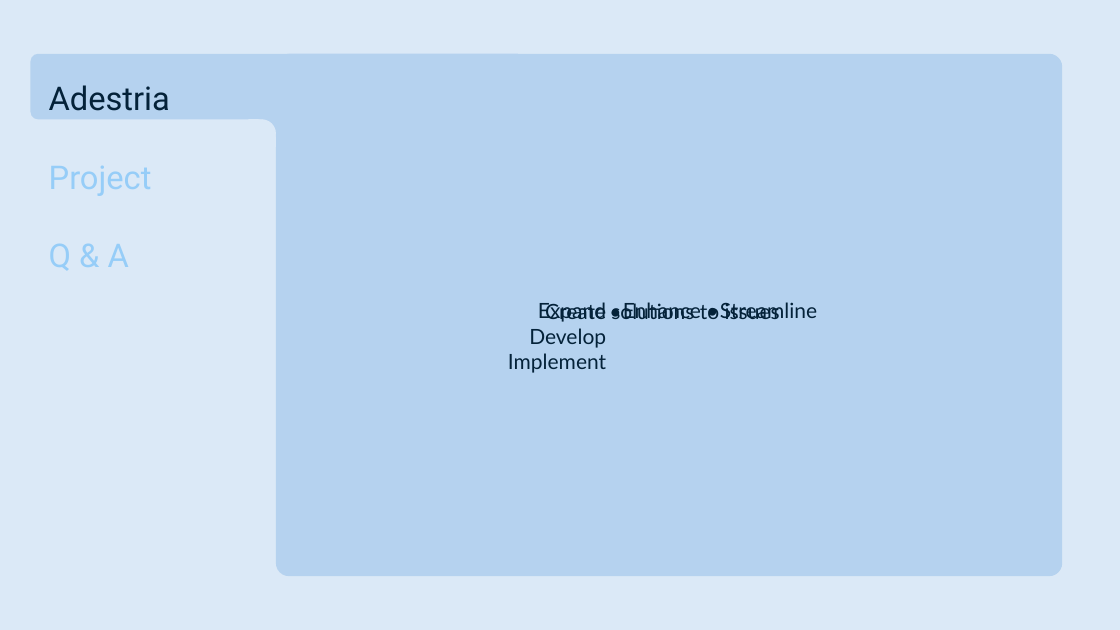
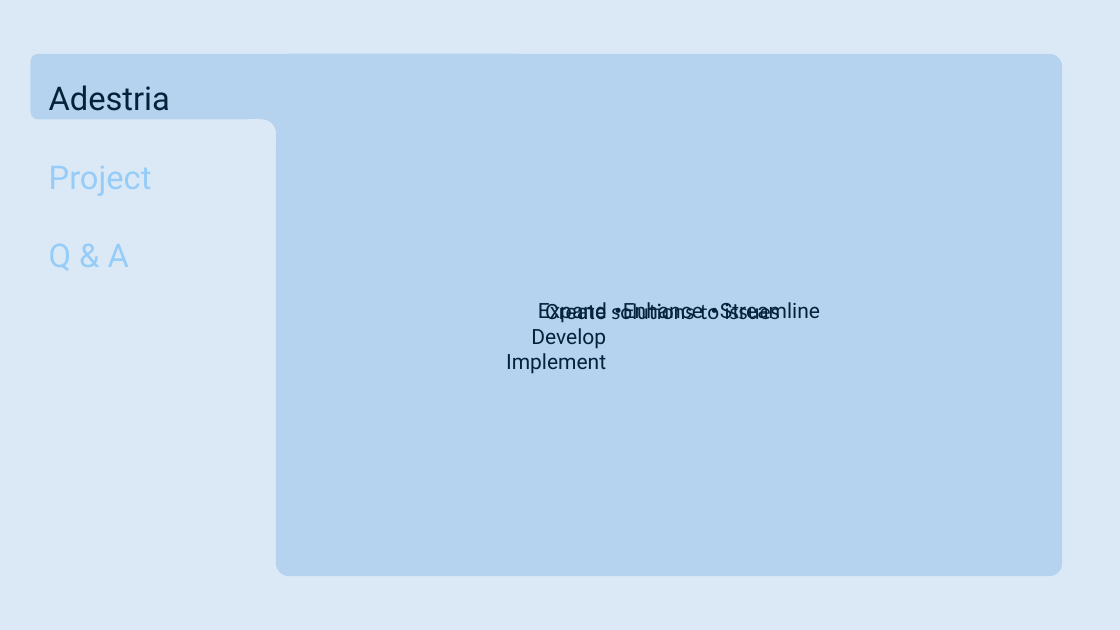
Before and after one commit to smutrux/prog1180, a slide deck: slide 3 of Deliverables/Presentation1.pptx. Drawn at 1120x630 pixels with LibreOffice and Linux fonts; fonts in the diff are those of the drawing. Boxes give left, top, right and bottom in pixels: in the first picture for what was removed or moved away, otherwise in the second. Text is boxed around its words. In the diff, an @@ line names an element or a change of style, - is before the commit and + after.

```diff
--- a/Deliverables/Presentation1.pptx
+++ b/Deliverables/Presentation1.pptx
@@ font Lato to Roboto in 4 elements at [623,302,703,319], [506,302,606,374], [720,302,820,319], [538,302,607,323] @@
@@ text "•" at [607,294,629,328]: font Lato to Roboto, bold on @@
@@ text "•" at [702,294,725,328]: font Lato to Roboto, bold on @@
```
Also in this commit, not shown: 3 other slides changed, 1 slide added, 2 other files.
